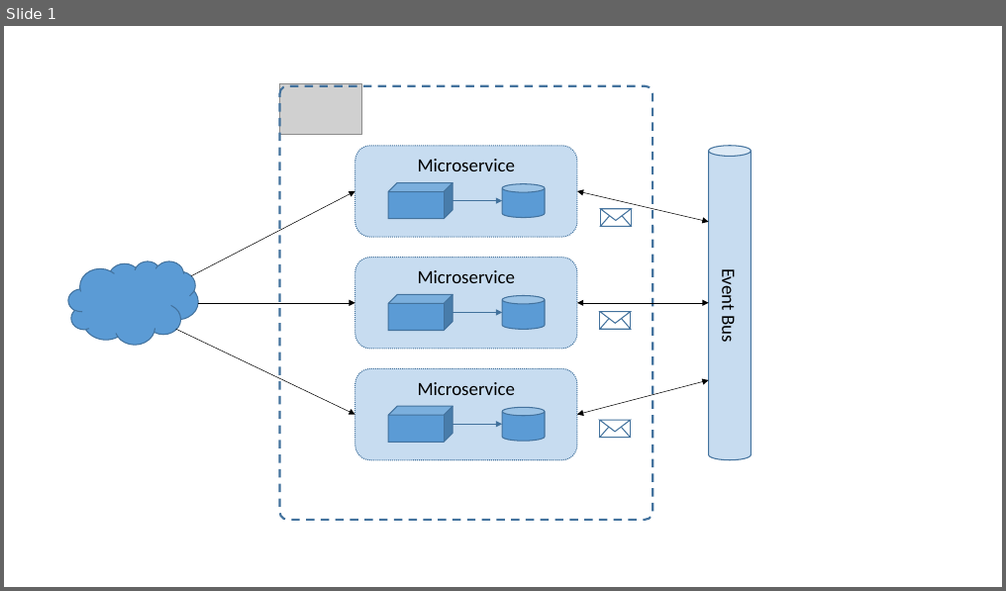
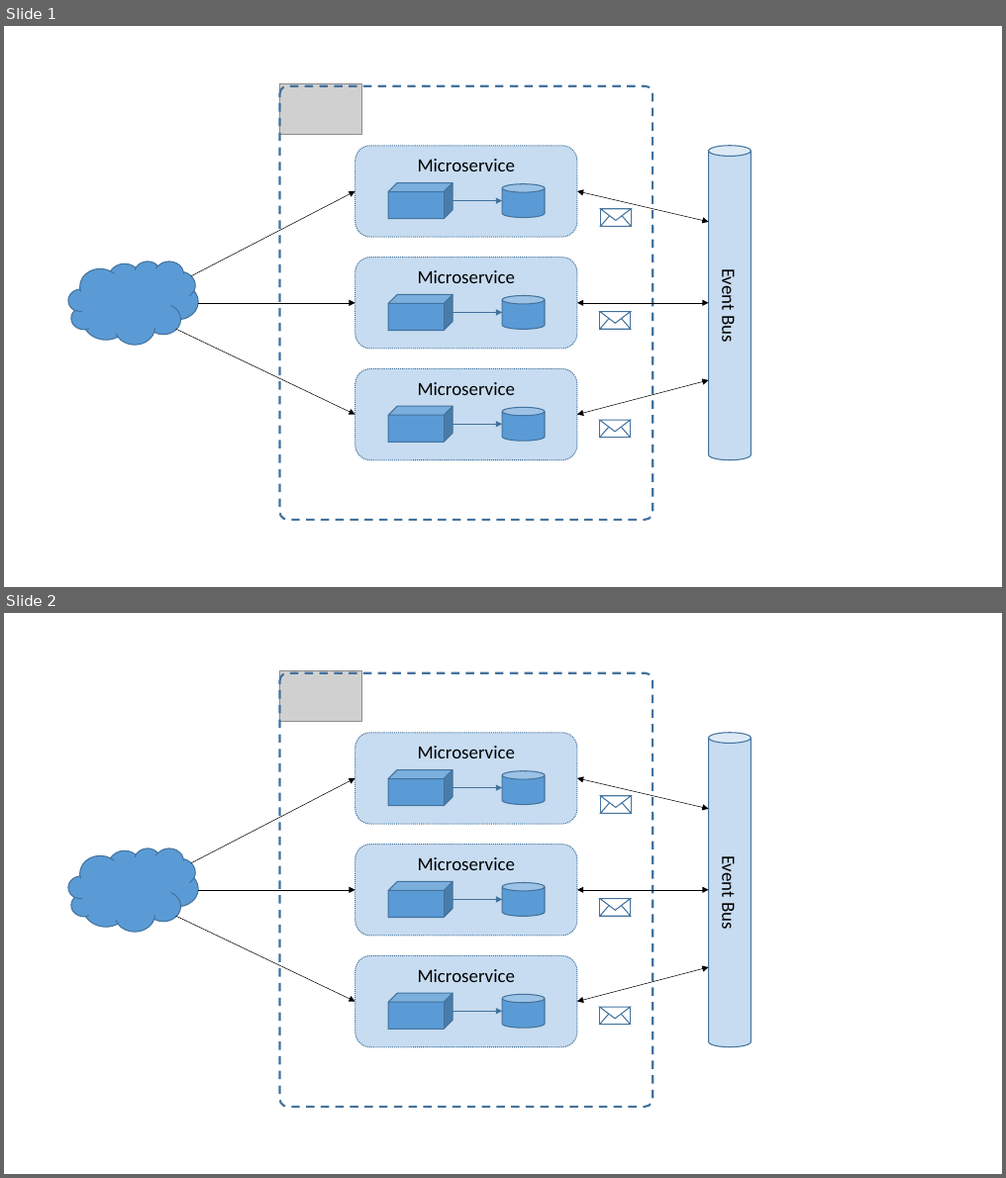
Before and after one commit to MorganPeat/MorganPeat.github.io, a slide deck: zFiles/Architecture.pptx. Shown one above the other, each under a label of ours: slide 1 before the commit, slides 1 and 2 after it. The pictures are 1006x591 and 1006x1178 pixels, drawn with LibreOffice and Linux fonts; fonts in the diff are those of the drawing; grey boxes stand for pictures. Boxes give left, top, right and bottom in pixels: in the first picture for what was removed or moved away, otherwise in the second. Text is boxed around its words. In the diff, an @@ line names an element or a change of style, - is before the commit and + after.

```diff
--- a/zFiles/Architecture.pptx
+++ b/zFiles/Architecture.pptx
@@ slide 2 added at [4, 613, 1002, 1174], background #FFFFFF @@
@@ picture added at [279, 670, 361, 721] @@
@@ rounded rectangle added at [279, 672, 652, 1106], outline #43739E 2 pt dashed @@
@@ rounded rectangle added at [355, 733, 577, 824], fill #5B9BD5 at 34% opacity, outline #43739E 1 pt dashed, 18 pt, text #000000 @@
+Microservice
@@ cylinder added at [709, 733, 751, 1048], fill #5B9BD5 at 34% opacity, outline #43739E 1 pt, 18 pt, text #000000 @@
+Event Bus
@@ arrow added from (191, 863) to (355, 778), #000000 0.5 pt @@
@@ cube added at [388, 770, 452, 806], fill #5B9BD5, outline #43739E 1 pt @@
@@ arrow added from (452, 788) to (503, 788), #41719C 1 pt @@
@@ cylinder added at [503, 771, 546, 805], fill #5B9BD5, outline #43739E 1 pt @@
@@ double arrow added from (577, 778) to (709, 809), #000000 0.5 pt @@
@@ rectangle added at [601, 796, 632, 814], outline #43739E 1 pt @@
@@ trapezoid added at [601, 802, 632, 813], outline #43739E 1 pt @@
@@ triangle added at [601, 796, 632, 808], fill #FFFFFF, outline #43739E 1 pt @@
@@ cloud added at [68, 848, 199, 931], fill #5B9BD5, outline #43739E 1 pt @@
@@ rounded rectangle added at [355, 845, 577, 936], fill #5B9BD5 at 34% opacity, outline #43739E 1 pt dashed, 18 pt, text #000000 @@
+Microservice
@@ arrow added from (198, 890) to (355, 890), #000000 0.5 pt @@
@@ cube added at [388, 881, 452, 918], fill #5B9BD5, outline #43739E 1 pt @@
@@ arrow added from (452, 900) to (503, 900), #41719C 1 pt @@
@@ cylinder added at [503, 882, 546, 916], fill #5B9BD5, outline #43739E 1 pt @@
@@ double arrow added from (577, 890) to (709, 890), #000000 0.5 pt @@
@@ rectangle added at [600, 899, 631, 916], outline #43739E 1 pt @@
@@ trapezoid added at [600, 905, 631, 916], outline #43739E 1 pt @@
@@ triangle added at [600, 899, 631, 910], fill #FFFFFF, outline #43739E 1 pt @@
@@ arrow added from (176, 916) to (355, 1001), #000000 0.5 pt @@
@@ rounded rectangle added at [355, 956, 577, 1048], fill #5B9BD5 at 34% opacity, outline #43739E 1 pt dashed, 18 pt, text #000000 @@
+Microservice
@@ double arrow added from (577, 1001) to (709, 967), #000000 0.5 pt @@
@@ cube added at [388, 993, 452, 1029], fill #5B9BD5, outline #43739E 1 pt @@
@@ cylinder added at [503, 995, 546, 1029], fill #5B9BD5, outline #43739E 1 pt @@
@@ arrow added from (452, 1011) to (503, 1011), #41719C 1 pt @@
@@ rectangle added at [600, 1008, 631, 1025], outline #43739E 1 pt @@
@@ trapezoid added at [600, 1014, 631, 1025], outline #43739E 1 pt @@
@@ triangle added at [600, 1008, 631, 1019], fill #FFFFFF, outline #43739E 1 pt @@
```
Also in this commit, not shown: 3 other files.
